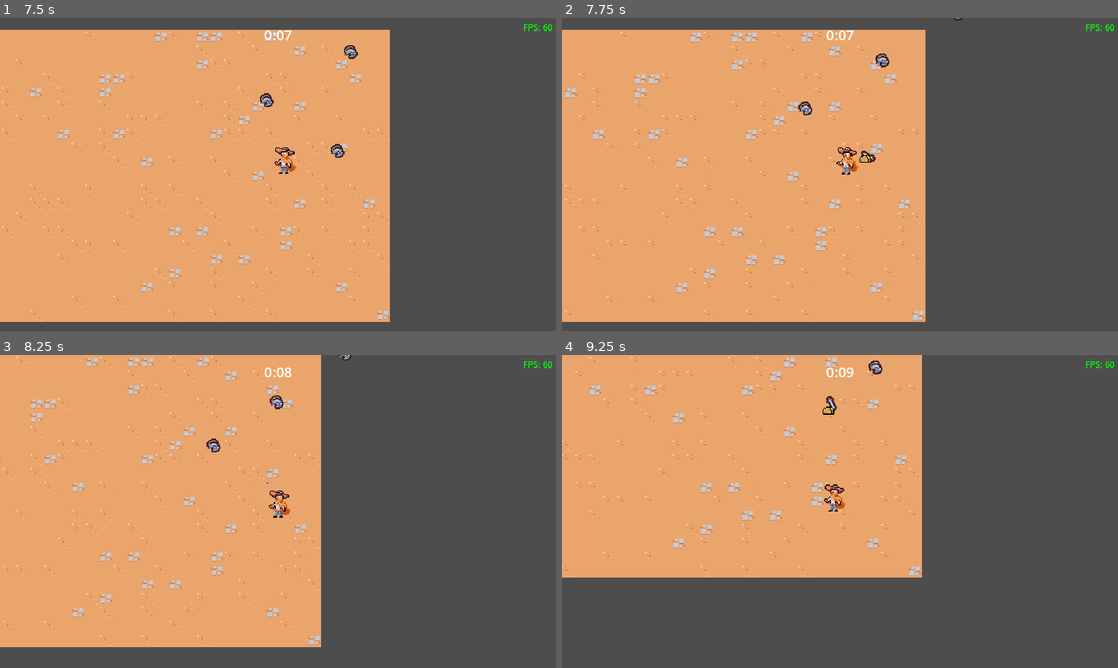
Above: before the commit, frames 1-4 (two rows, left to right).
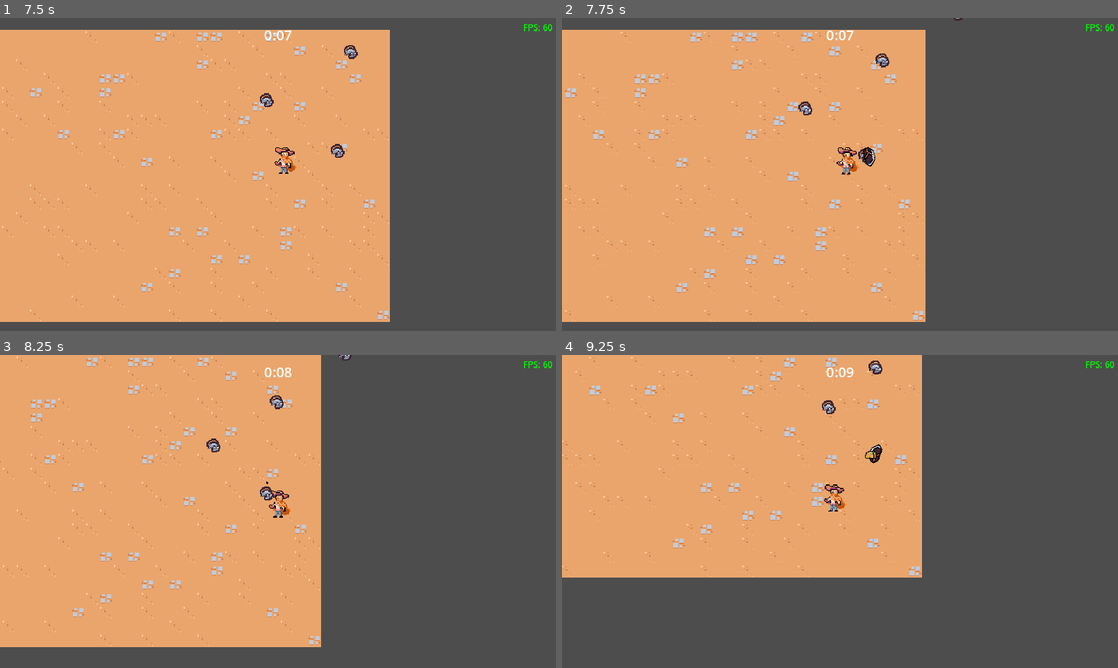
Above: after the commit, the same moments.

Repository: theWaffler/2DSurvivors
Game: Godot game, scene res://scenes/main/main.tscn
Same seed, same stepped clock (60 frames per second), same inputs: the game is played once before the commit and once after it.
Inputs:
- Up to frame 1 (7.5 s): hold D (move_right) 0.53-1.28 s; hold S (move_down) 1.28-2.03 s; hold D (move_right) 2.03-2.78 s; hold W (move_up) 2.78-3.53 s; hold A (move_left) 3.53-5.03 s; hold S (move_down) 5.03-5.78 s; hold D (move_right) 5.78-6.53 s; hold W (move_up) 6.53-7.28 s; hold D (move_right) from 7.28 s (still down)
- Up to frame 2 (7.75 s): keep holding D (move_right)
- Up to frame 3 (8.25 s): release D (move_right) at 8.03 s; hold S (move_down) from 8.03 s (still down)
- Up to frame 4 (9.25 s): release S (move_down) at 8.78 s; hold A (move_left) from 8.78 s (still down)

Frame 1 is identical in both runs. In frame 2, 0.1% of the frame differs, in the area x 53-57%, y 41-48%; in frame 3, less than 0.1%; in frame 4, 0.2%, in the area x 46-58%, y 13-35%.

Commit message:
added attack damage

Diff:
--- /dev/null
+++ b/scenes/ability/sword_ability/sword_ability.gd
@@ -0,0 +1,4 @@
+extends Node2D
+class_name SwordAbility
+
+@onready var hitbox_component: HitboxComponent = $HitboxComponent
--- a/scenes/ability/sword_ability/sword_ability.tscn
+++ b/scenes/ability/sword_ability/sword_ability.tscn
@@ -1,6 +1,8 @@
-[gd_scene load_steps=6 format=3 uid="uid://j7dwu032to0w"]
+[gd_scene load_steps=8 format=3 uid="uid://j7dwu032to0w"]
 
-[ext_resource type="Texture2D" uid="uid://bg2u201v7emxn" path="res://scenes/ability/sword_ability/sword.png" id="1_nd728"]
+[ext_resource type="Texture2D" uid="uid://bypcg74m0ky1d" path="res://scenes/ability/sword_ability/chanclas.png" id="1_iccd6"]
+[ext_resource type="Script" path="res://scenes/ability/sword_ability/sword_ability.gd" id="1_sst16"]
+[ext_resource type="PackedScene" uid="uid://bx0bqq3igrwn1" path="res://scenes/compnents/hitbox_component.tscn" id="2_4lehq"]
 
 [sub_resource type="Animation" id="Animation_p0eal"]
 length = 0.75
@@ -27,18 +29,6 @@
 "transitions": PackedFloat32Array(1),
 "update": 0,
 "values": [Vector2(1, 1)]
-}
-tracks/2/type = "value"
-tracks/2/imported = false
-tracks/2/enabled = true
-tracks/2/path = NodePath("Area2D/CollisionShape2D:disabled")
-tracks/2/interp = 1
-tracks/2/loop_wrap = true
-tracks/2/keys = {
-"times": PackedFloat32Array(0),
-"transitions": PackedFloat32Array(1),
-"update": 1,
-"values": [false]
 }
 
 [sub_resource type="Animation" id="Animation_8bf2t"]
@@ -83,18 +73,6 @@
 "method": &"queue_free"
 }]
 }
-tracks/3/type = "value"
-tracks/3/imported = false
-tracks/3/enabled = true
-tracks/3/path = NodePath("Area2D/CollisionShape2D:disabled")
-tracks/3/interp = 1
-tracks/3/loop_wrap = true
-tracks/3/keys = {
-"times": PackedFloat32Array(0, 0.2, 0.4),
-"transitions": PackedFloat32Array(1, 1, 1),
-"update": 1,
-"values": [true, false, true]
-}
 
 [sub_resource type="AnimationLibrary" id="AnimationLibrary_pwnp2"]
 _data = {
@@ -102,10 +80,11 @@
 "swing": SubResource("Animation_8bf2t")
 }
 
-[sub_resource type="RectangleShape2D" id="RectangleShape2D_eghki"]
+[sub_resource type="RectangleShape2D" id="RectangleShape2D_cqgx1"]
 size = Vector2(30, 30)
 
 [node name="SwordAbility" type="Node2D"]
+script = ExtResource("1_sst16")
 
 [node name="AnimationPlayer" type="AnimationPlayer" parent="."]
 libraries = {
@@ -114,13 +93,11 @@
 autoplay = "swing"
 
 [node name="Sprite2D" type="Sprite2D" parent="."]
-texture = ExtResource("1_nd728")
+texture = ExtResource("1_iccd6")
 offset = Vector2(0, -4)
 
-[node name="Area2D" type="Area2D" parent="."]
-collision_layer = 4
-collision_mask = 0
+[node name="HitboxComponent" parent="." instance=ExtResource("2_4lehq")]
 
-[node name="CollisionShape2D" type="CollisionShape2D" parent="Area2D"]
+[node name="CollisionShape2D2" type="CollisionShape2D" parent="HitboxComponent"]
 position = Vector2(15, 0)
-shape = SubResource("RectangleShape2D_eghki")
+shape = SubResource("RectangleShape2D_cqgx1")
--- a/scenes/ability/sword_ability_controller/sword_ability_controller.gd
+++ b/scenes/ability/sword_ability_controller/sword_ability_controller.gd
@@ -1,8 +1,9 @@
 extends Node
 
+const MAX_RANGE = 150
 
-@export var max_range: float = 150
 @export var sword_ability: PackedScene
+var damage = 5
 
 # Called when the node enters the scene tree for the first time.
 func _ready():
@@ -16,7 +17,7 @@
 
 	var enemies = get_tree().get_nodes_in_group("enemy")
 	enemies = enemies.filter(func(enemy: Node2D):
-		return enemy.global_position.distance_squared_to(player.global_position) < pow(max_range, 2)
+		return enemy.global_position.distance_squared_to(player.global_position) < pow(MAX_RANGE, 2)
 	)
 	if enemies.size() == 0:
 		return
@@ -27,8 +28,10 @@
 		return a_distance < b_distance
 	)
 
-	var sword_instance = sword_ability.instantiate() as Node2D
+	var sword_instance = sword_ability.instantiate() as SwordAbility
 	player.get_parent().add_child(sword_instance)
+	sword_instance.hitbox_component.damage = damage
+
 	sword_instance.global_position = enemies[0].global_position
 	sword_instance.global_position += Vector2.RIGHT.rotated(randf_range(0, TAU)) * 4 # TAU = 2*pi
 
--- /dev/null
+++ b/scenes/compnents/hitbox_component.gd
@@ -0,0 +1,4 @@
+extends Area2D
+class_name HitboxComponent
+
+var damage = 0
--- /dev/null
+++ b/scenes/compnents/hitbox_component.tscn
@@ -0,0 +1,8 @@
+[gd_scene load_steps=2 format=3 uid="uid://bx0bqq3igrwn1"]
+
+[ext_resource type="Script" path="res://scenes/compnents/hitbox_component.gd" id="1_3d3xq"]
+
+[node name="HitboxComponent" type="Area2D"]
+collision_layer = 4
+collision_mask = 0
+script = ExtResource("1_3d3xq")
--- /dev/null
+++ b/scenes/compnents/hurtbox_component.gd
@@ -0,0 +1,17 @@
+extends Area2D
+class_name HurtboxComponent
+
+@export var health_component: Node
+
+func _ready():
+    area_entered.connect(on_area_entered)
+
+func on_area_entered(other_area: Area2D):
+    if not other_area is HitboxComponent:
+        return
+
+    if health_component == null:
+        return
+
+    var hitbox_component = other_area as HitboxComponent
+    health_component.damage(hitbox_component.damage)
--- /dev/null
+++ b/scenes/compnents/hurtbox_component.tscn
@@ -0,0 +1,8 @@
+[gd_scene load_steps=2 format=3 uid="uid://ddxi7riuwpo3d"]
+
+[ext_resource type="Script" path="res://scenes/compnents/hurtbox_component.gd" id="1_56n76"]
+
+[node name="HurtboxComponent" type="Area2D"]
+collision_layer = 0
+collision_mask = 4
+script = ExtResource("1_56n76")
--- a/scenes/game_object/basic_enemy/basic_enemy.gd
+++ b/scenes/game_object/basic_enemy/basic_enemy.gd
@@ -2,10 +2,6 @@
 
 @export var MAX_SPEED = 40
 @onready var health_component: HealthComponent = $HealthComponent
-
-# Called when the node enters the scene tree for the first time.
-func _ready():
-	$Area2D.area_entered.connect(on_area_entered)
 
 # Called every frame. 'delta' is the elapsed time since the previous frame.
 func _process(delta):
@@ -18,6 +14,3 @@
 	if player_nodes != null:
 		return (player_nodes.global_position - global_position).normalized()
 	return Vector2.ZERO
-
-func on_area_entered(other_area: Area2D):
-	health_component.damage(100)
--- a/scenes/game_object/basic_enemy/basic_enemy.tscn
+++ b/scenes/game_object/basic_enemy/basic_enemy.tscn
@@ -1,11 +1,12 @@
-[gd_scene load_steps=7 format=3 uid="uid://kf1ncck7erwb"]
+[gd_scene load_steps=8 format=3 uid="uid://kf1ncck7erwb"]
 
 [ext_resource type="Script" path="res://scenes/game_object/basic_enemy/basic_enemy.gd" id="1_acatr"]
 [ext_resource type="Texture2D" uid="uid://4jekewqihc4e" path="res://scenes/game_object/basic_enemy/0124.png" id="1_r7dfo"]
 [ext_resource type="PackedScene" uid="uid://cae0878i3h833" path="res://scenes/compnents/health_component.tscn" id="2_jm1pk"]
 [ext_resource type="PackedScene" uid="uid://owmdx4o5l25d" path="res://scenes/compnents/taco_drop_component.tscn" id="3_8oo8u"]
+[ext_resource type="PackedScene" uid="uid://ddxi7riuwpo3d" path="res://scenes/compnents/hurtbox_component.tscn" id="4_68wtx"]
 
-[sub_resource type="CircleShape2D" id="CircleShape2D_3v47e"]
+[sub_resource type="CircleShape2D" id="CircleShape2D_kepa7"]
 radius = 12.0
 
 [sub_resource type="CircleShape2D" id="CircleShape2D_sd15t"]
@@ -22,13 +23,12 @@
 [node name="TacoDropComponent" parent="." node_paths=PackedStringArray("health_component") instance=ExtResource("3_8oo8u")]
 health_component = NodePath("../HealthComponent")
 
-[node name="Area2D" type="Area2D" parent="."]
-collision_layer = 0
-collision_mask = 4
+[node name="HurtboxComponent" parent="." node_paths=PackedStringArray("health_component") instance=ExtResource("4_68wtx")]
+health_component = NodePath("../HealthComponent")
 
-[node name="CollisionShape2D" type="CollisionShape2D" parent="Area2D"]
+[node name="CollisionShape2D" type="CollisionShape2D" parent="HurtboxComponent"]
 position = Vector2(0, -5)
-shape = SubResource("CircleShape2D_3v47e")
+shape = SubResource("CircleShape2D_kepa7")
 
 [node name="Sprite2D" type="Sprite2D" parent="."]
 texture = ExtResource("1_r7dfo")
Binary file added: scenes/ability/sword_ability/chanclas.png
